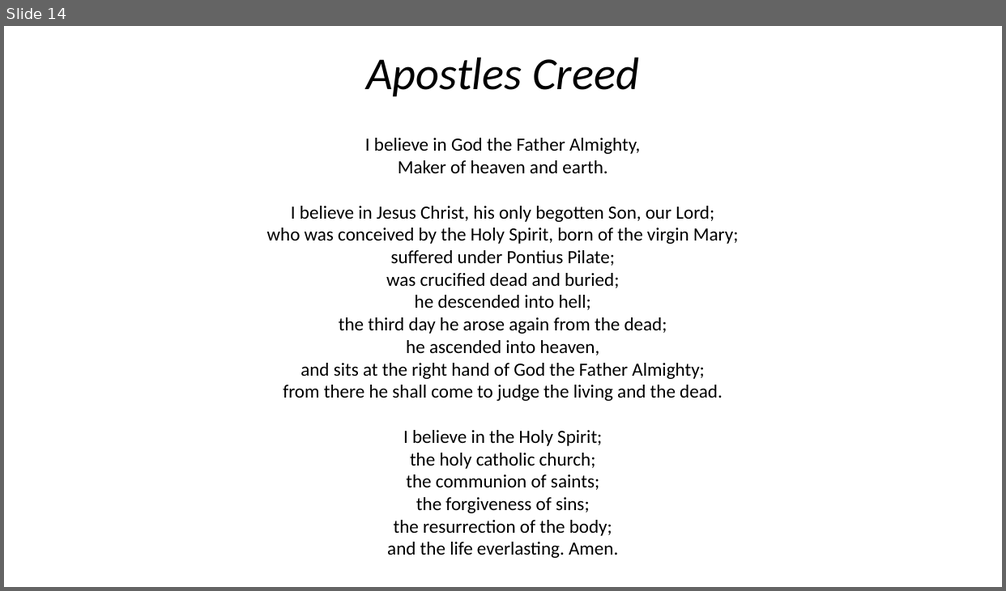
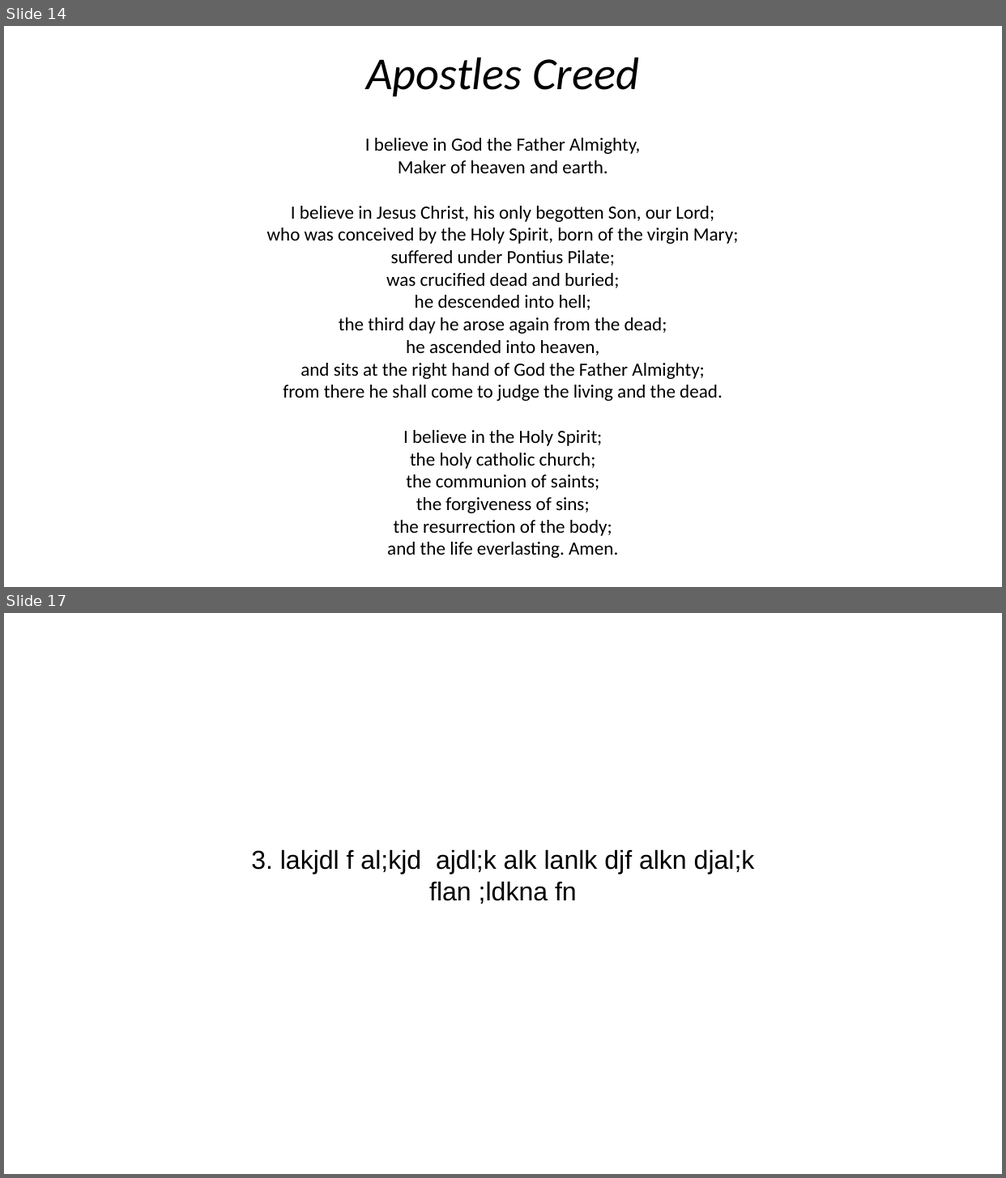
Before and after one commit to ntuininga/slide_generator, a slide deck: Evening Service.pptx. Shown one above the other, each under a label of ours: slide 14 before the commit, slides 14 and 17 after it; the slides between them are not shown. The pictures are 1006x591 and 1006x1178 pixels, drawn with LibreOffice and Linux fonts; fonts in the diff are those of the drawing. Boxes give left, top, right and bottom in pixels: in the first picture for what was removed or moved away, otherwise in the second. Text is boxed around its words. In the diff, an @@ line names an element or a change of style, - is before the commit and + after.

```diff
--- a/Evening Service.pptx
+++ b/Evening Service.pptx
@@ slide 17 added at <box>4,613,1002,1174</box>, background #FFFFFF @@
@@ text added at <box>251,850,755,904</box>, 25 pt, text #000000 @@
+3. lakjdl f al;kjd ajdl;k alk lanlk djf alkn djal;k flan ;ldkna fn
```
Also in this commit, not shown: 1 slide changed, 2 other slides added, 1 slide removed, 8 other files.
